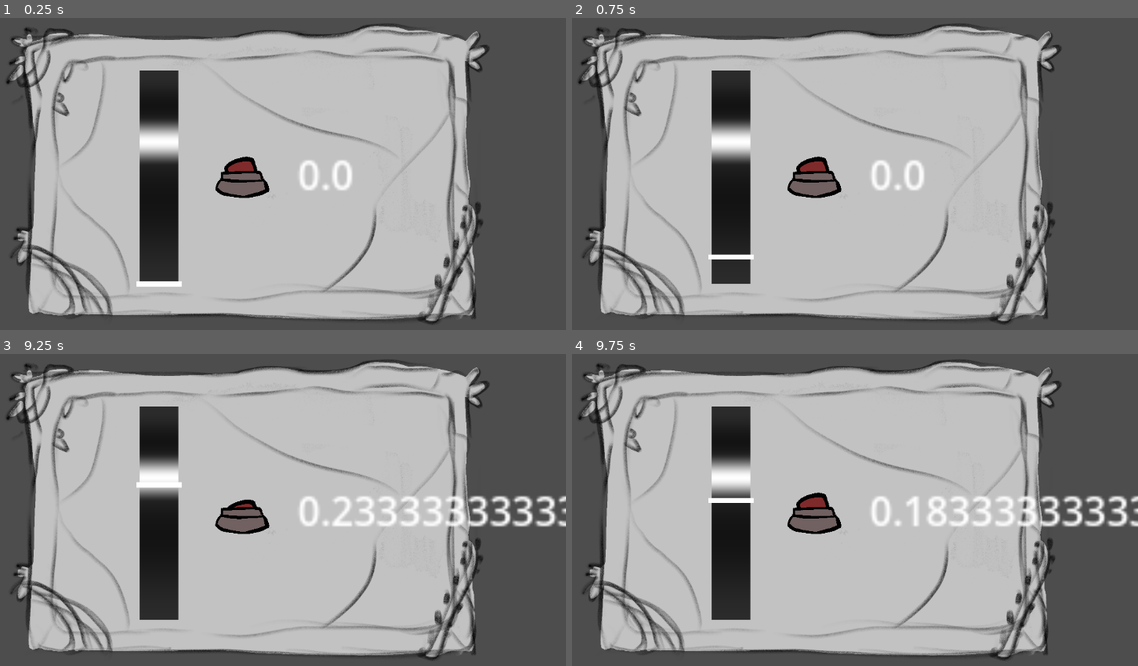
Above: before the commit, frames 1-4 (two rows, left to right).
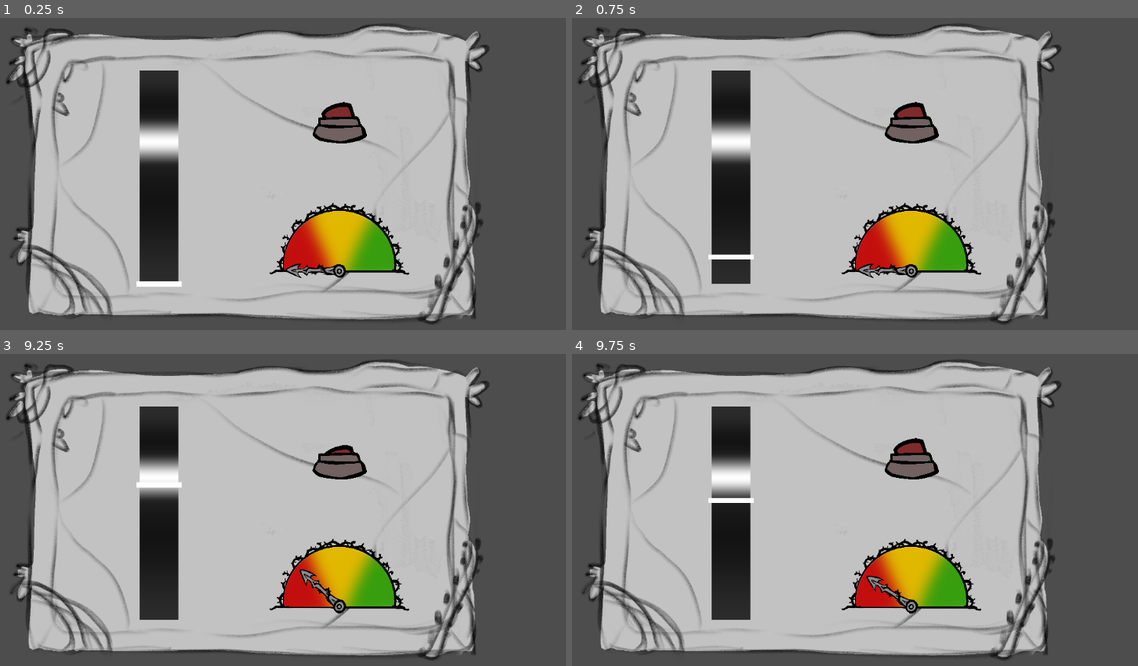
Above: after the commit, the same moments.

Repository: Horacjusz/a_merdz_byl
Game: Godot game, scene res://scenes/riddles/MashSlider.tscn
The game is run twice, just before and just after one commit, with the same random seed, the same clock (stepped at 60 frames per second) and the same inputs. This scene is started directly instead of the project's main scene. The engine's default icon, where the game draws it, is replaced by a stand-in: a white triangle on a blue panel in a dark square. Sound files missing from this copy of the repository are replaced by a short silence.
Inputs (mouse positions are in pixels of both pictures, inside the frame that each line leads up to; where the layout moved, square brackets give the same spot in the first picture):
- Up to frame 1 (0.25 s): no input
- Up to frame 2 (0.75 s): click (911, 120) [815, 174] at 0.5 s
- Up to frame 3 (9.25 s): move the mouse to (390, 488) at 1.27 s; hold Right (ui_right) 1.28-2.03 s; hold Space (spacja) 1.28-2.03 s; click (390, 488) at 1.42 s; move the mouse to (124, 522) at 2.02 s; hold Down (ui_down) 2.03-2.78 s; tap Space (spacja) every 1.5 s from 2.1 to 8.1 s; tap Enter at 2.75 s; move the mouse to (316, 425) at 2.77 s; hold Right (ui_right) 2.78-3.53 s; hold Space (spacja) 2.78-3.53 s; move the mouse to (220, 575) at 3.52 s; hold Up (ui_up) 3.53-4.28 s; click (220, 575) at 3.67 s; move the mouse to (441, 556) at 4.27 s; hold Space (spacja) 4.28-5.03 s; hold Left (ui_left) 4.28-5.78 s; move the mouse to (62, 450) at 5.02 s; move the mouse to (283, 503) at 5.77 s; hold Down (ui_down) 5.78-6.53 s; hold Space (spacja) 5.78-6.53 s; click (283, 503) at 5.92 s; move the mouse to (158, 416) at 6.52 s; hold Right (ui_right) 6.53-7.28 s; move the mouse to (390, 488) at 7.27 s; hold Up (ui_up) 7.28-8.03 s; hold Space (spacja) 7.28-8.03 s; move the mouse to (124, 522) at 8.02 s; hold Right (ui_right) 8.03-8.78 s; click (124, 522) at 8.17 s; move the mouse to (316, 425) at 8.77 s; hold Down (ui_down) from 8.78 s (still down); hold Space (spacja) from 8.78 s (still down)
- Up to frame 4 (9.75 s): move the mouse to (792, 575) at 9.52 s; release Down (ui_down) at 9.53 s; release Space (spacja) at 9.53 s; hold Left (ui_left) from 9.53 s (still down); tap Space (spacja) at 9.6 s

The runs differ from the first frame. In frame 1, 6.0% of the frame differs, in the area x 38-73%, y 26-84%; in frame 2, 6.0%; in frame 3, 7.5%; in frame 4, 7.7%, in the area x 38-100%, y 26-84%.

Commit message:
prettier status bar on mashslider

Diff:
--- a/game/scenes/riddles/MashSlider.tscn
+++ b/game/scenes/riddles/MashSlider.tscn
@@ -4,6 +4,8 @@
 [ext_resource type="Texture2D" uid="uid://c0rdxc0e08gd1" path="res://assets/gui_asset/Background_riddles.png" id="2_ajxi1"]
 [ext_resource type="Texture2D" uid="uid://tpc0qt0ohaqc" path="res://assets/riddles_asset/Broken_button_asset.png" id="2_lx3n7"]
 [ext_resource type="Texture2D" uid="uid://2be8veid58jg" path="res://assets/riddles_asset/Broken_push_asset.png" id="3_ajxi1"]
+[ext_resource type="Texture2D" uid="uid://b4ct3nkrj6212" path="res://assets/riddles_asset/Colormeter_asset.png" id="5_kywk7"]
+[ext_resource type="Texture2D" uid="uid://c6k20vjq0sp4" path="res://assets/riddles_asset/Arrow_asset.png" id="6_o7v1l"]
 
 [sub_resource type="Gradient" id="Gradient_fqt85"]
 interpolation_mode = 2
@@ -24,16 +26,16 @@
 [node name="MashSlider" type="Node2D" unique_id=1674942122]
 script = ExtResource("1_8c2yd")
 
-[node name="Sprite2D" type="Sprite2D" parent="." unique_id=389297898]
+[node name="Background" type="Sprite2D" parent="." unique_id=389297898]
 position = Vector2(576, 324)
 scale = Vector2(0.55890656, 0.55890656)
 texture = ExtResource("2_ajxi1")
 
 [node name="TextureButton" type="TextureButton" parent="." unique_id=1303995586]
-offset_left = 505.99997
-offset_top = 290.0
-offset_right = 1032.0
-offset_bottom = 745.0
+offset_left = 685.0
+offset_top = 190.0
+offset_right = 1211.0
+offset_bottom = 645.0
 scale = Vector2(0.2, 0.2)
 size_flags_vertical = 4
 texture_normal = ExtResource("2_lx3n7")
@@ -53,13 +55,15 @@
 scale = Vector2(0.024, 42)
 texture = SubResource("GradientTexture1D_feo8c")
 
-[node name="Label" type="Label" parent="." unique_id=1217998930]
-offset_left = 659.0
-offset_top = 282.00003
-offset_right = 858.0
-offset_bottom = 383.00003
-scale = Vector2(4.536269, 4.536269)
-text = "sdkalfas"
-metadata/_edit_use_anchors_ = true
+[node name="Indicator" type="Sprite2D" parent="." unique_id=970185500]
+position = Vector2(737, 512)
+scale = Vector2(0.23000668, 0.23000665)
+texture = ExtResource("5_kywk7")
+offset = Vector2(0, -250)
+
+[node name="Arrow" type="Sprite2D" parent="Indicator" unique_id=924983906]
+rotation = -1.5707964
+texture = ExtResource("6_o7v1l")
+offset = Vector2(0, -200)
 
 [connection signal="button_down" from="TextureButton" to="." method="jump"]
--- a/game/scripts/riddles/mash_slider.gd
+++ b/game/scripts/riddles/mash_slider.gd
@@ -32,5 +32,7 @@
 		score -= 0.5 * delta
 
 	if score < 0: score = 0
-	$Label.text = str(score)
-	if score > 1: solve()
+	if $Indicator/Arrow.rotation < PI/2:
+		$Indicator/Arrow.rotation = -PI/2 + score * PI
+
+	if score >= 1: solve()
